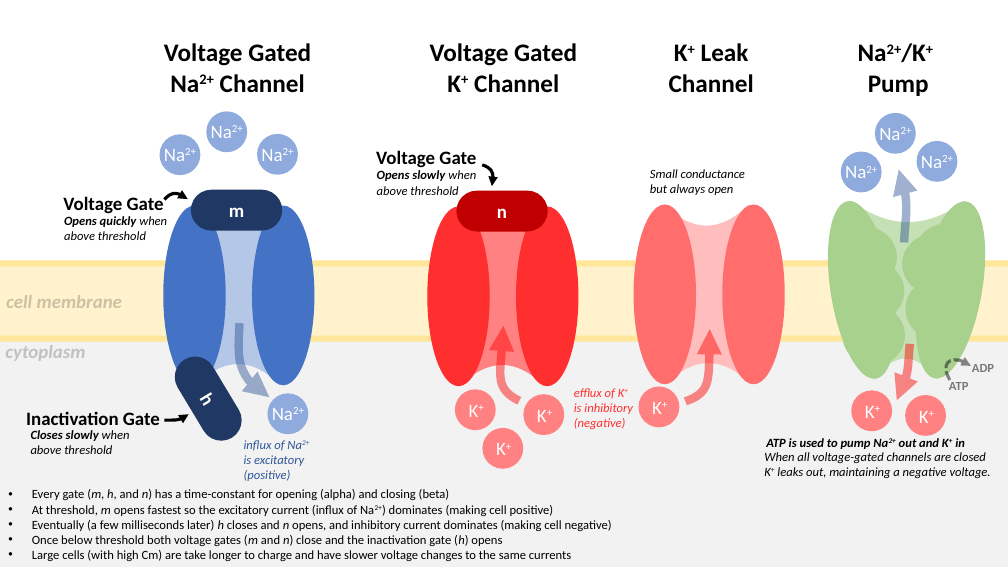
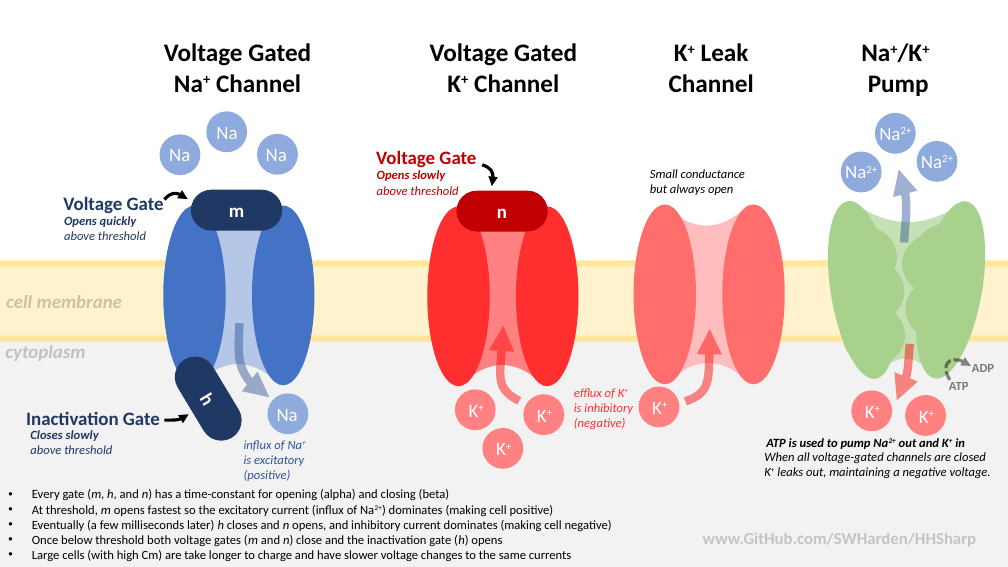
Before and after one commit to swharden/HHSharp, a slide deck: slide 1 of dev/theory.pptx. Drawn at 1008x567 pixels with LibreOffice and Linux fonts; fonts in the diff are those of the drawing. Boxes give left, top, right and bottom in pixels: in the first picture for what was removed or moved away, otherwise in the second. Text is boxed around its words. In the diff, an @@ line names an element or a change of style, - is before the commit and + after.

```diff
--- a/dev/theory.pptx
+++ b/dev/theory.pptx
@@ text at [164, 43, 311, 92]: text changed @@
-Voltage Gated
-Na2+ Channel
+Voltage Gated
+Na+ Channel
@@ text at [861, 43, 929, 96]: text changed @@
-Na2+/K+
-Pump
+Na+/K+
+Pump
@@ text at [169, 149, 190, 161]: text changed @@
-Na2+
+Na
@@ text at [216, 127, 237, 139]: text changed @@
-Na2+
+Na
@@ text at [266, 149, 287, 161]: text changed @@
-Na2+
+Na
@@ text "Voltage Gate" at [376, 150, 476, 168]: text colour #000000 to #C00000 @@
@@ text at [377, 170, 445, 181]: text changed; text colour #000000 to #C00000 @@
-Opens slowly when
+Opens slowly
@@ text "Voltage Gate" at [63, 196, 164, 214]: text colour #000000 to #203864 @@
@@ text at [377, 186, 458, 195]: text colour #000000 to #C00000 in "above threshold" @@
@@ text at [64, 216, 137, 227]: text changed; text colour #000000 to #203864 @@
-Opens quickly when
+Opens quickly
@@ text at [64, 231, 146, 240]: text colour #000000 to #203864 in "above threshold" @@
@@ text "Inactivation Gate" at [26, 412, 160, 425]: text colour #000000 to #203864 @@
@@ text at [277, 409, 298, 421]: text changed @@
-Na2+
+Na
@@ text at [30, 430, 112, 454]: text changed; text colour #000000 to #203864 @@
-Closes slowly when
-above threshold
+Closes slowly
+above threshold
@@ text at [244, 440, 304, 466]: text changed @@
-influx of Na2+
-is excitatory
+influx of Na+
+is excitatory
@@ text added at [703, 533, 976, 546], 16 pt, text #000000 at 19% opacity, bold @@
+www.GitHub.com/SWHarden/HHSharp
```
Also in this commit, not shown: 2 other files.
